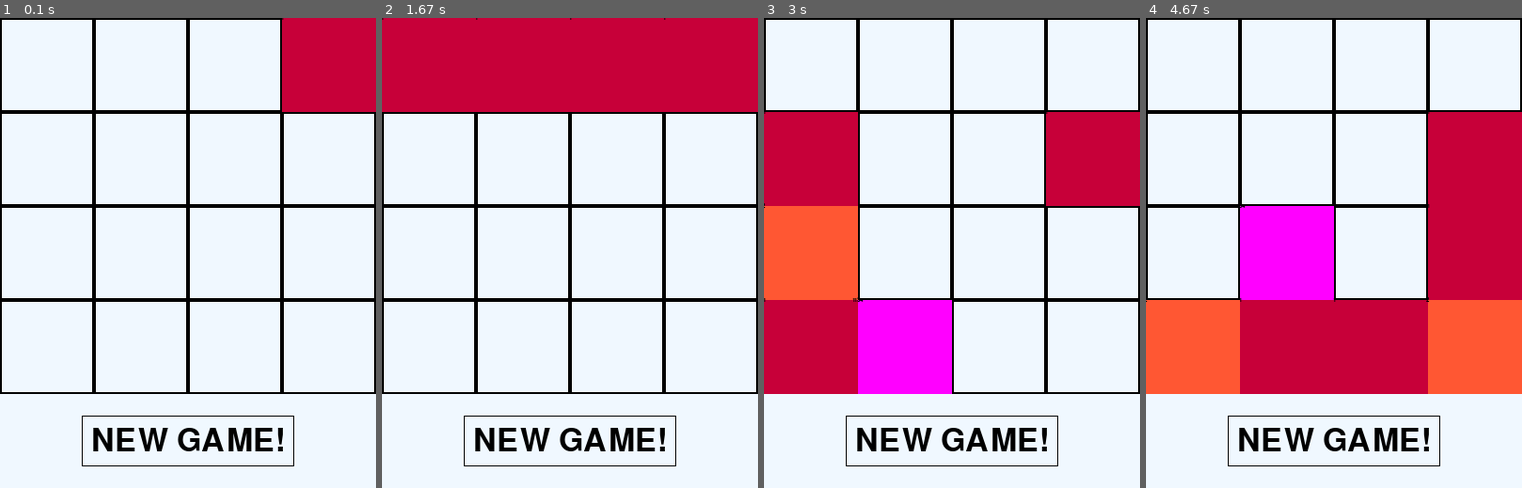
Above: before the commit, frames 1-4 (left to right).
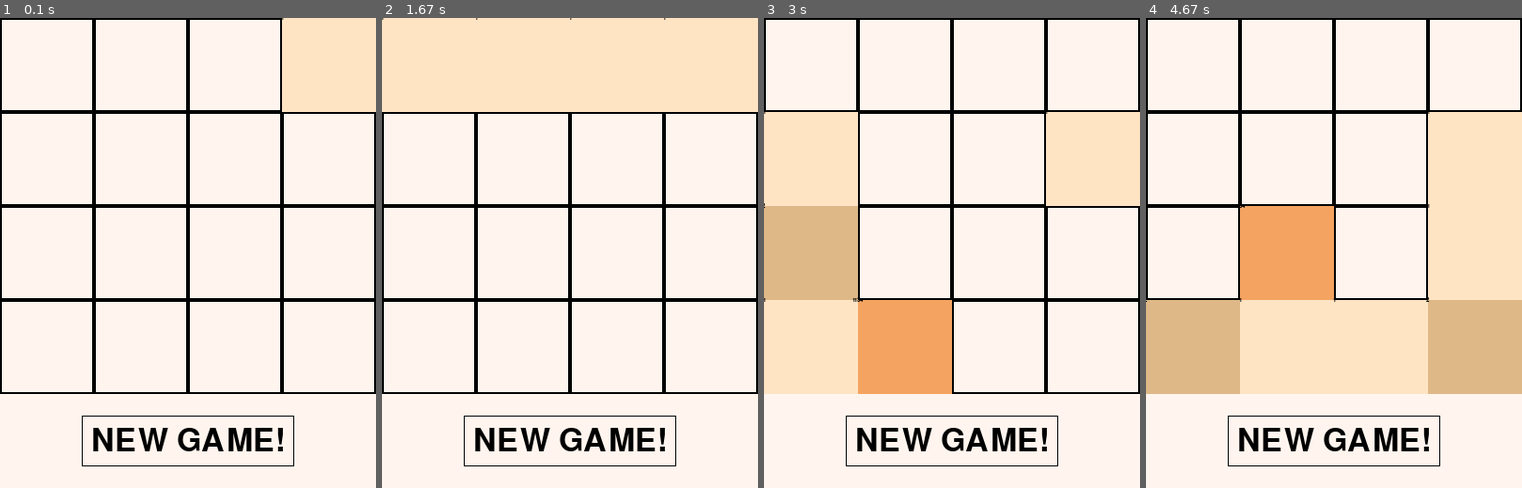
Above: after the commit, the same moments.

Repository: Good-piraT/pygame
Game: pygame game, started from main.py
The game is run twice, just before and just after one commit, with the same random seed, the same clock (stepped at 60 frames per second) and the same inputs.
Inputs:
- Up to frame 1 (0.1 s): no input
- Up to frame 2 (1.67 s): click "NEW GAME!" at 0.38 s; hold Right 0.67-1.13 s; hold Up 1.17-1.47 s; hold Right from 1.5 s (still down)
- Up to frame 3 (3 s): release Right at 1.97 s; hold Left 2-2.53 s; hold Down 2.57-2.87 s; hold Left from 2.9 s (still down)
- Up to frame 4 (4.67 s): release Left at 3.3 s; hold Up 3.33-3.7 s; hold Right 3.73-4.37 s; hold Down from 4.4 s (still down)

The runs differ from the first frame. In frame 1, 5.0% of the frame differs, in the area x 75-100%, y 0-20%; in frame 2, 20%; in frame 3, 25%; in frame 4, 35%, in the area x 0-100%, y 20-80%.

Commit message:
color stuff again

Diff:
--- a/main.py
+++ b/main.py
@@ -42,15 +42,39 @@
         else:
 
           if elem == 1:
-            color = pygame.Color(199, 0, 57)
+            color = pygame.Color(255, 228, 196)
             text_mass = self.texting(1, (self.left + self.cell_size * x,
                                          self.top + self.cell_size * y))
           elif elem == 2:
-            color = pygame.Color(255, 87, 51)
+            color = pygame.Color(222, 184, 135)
             text_mass = self.texting(2, (self.left + self.cell_size * x,
                                          self.top + self.cell_size * y))
-          else:
-            color = 'magenta'
+          elif elem == 4:
+            color = pygame.Color(244, 164, 96)
+            text_mass = self.texting(1134, (self.left + self.cell_size * x,
+                                            self.top + self.cell_size * y))
+          elif elem == 16:
+            color = pygame.Color(205, 133, 63)
+            text_mass = self.texting(1134, (self.left + self.cell_size * x,
+                                            self.top + self.cell_size * y))
+          elif elem == 32:
+            color = pygame.Color(210, 105, 30)
+            text_mass = self.texting(1134, (self.left + self.cell_size * x,
+                                            self.top + self.cell_size * y))
+          elif elem == 64:
+            color = pygame.Color(160, 82, 45)
+            text_mass = self.texting(1134, (self.left + self.cell_size * x,
+                                            self.top + self.cell_size * y))
+          elif elem == 128:
+            color = pygame.Color(139, 69, 19)
+            text_mass = self.texting(1134, (self.left + self.cell_size * x,
+                                            self.top + self.cell_size * y))
+          elif elem == 256:
+            color = pygame.Color(165, 42, 42)
+            text_mass = self.texting(1134, (self.left + self.cell_size * x,
+                                            self.top + self.cell_size * y))
+          elif elem == 256:
+            color = pygame.Color(128, 0, 0)
             text_mass = self.texting(1134, (self.left + self.cell_size * x,
                                             self.top + self.cell_size * y))
           pygame.draw.rect(
@@ -66,7 +90,7 @@
     y = mouse_y >= 423 and mouse_y <= 54 + 423
     return x and y
 
-  def get_click(self, mouse_pos): #активирует кнопку при клике мышкой
+  def get_click(self, mouse_pos):  #активирует кнопку при клике мышкой
     if self.get_button(mouse_pos):
       self.board = [[0] * self.width for _ in range(self.height)]
       self.ones(True)
@@ -232,7 +256,7 @@
 pygame.display.set_icon(icon)
 board = Board(4, 4)
 board.set_view(0, 0, 100)
-b_color = pygame.Color(240, 248, 255)
+b_color = pygame.Color(255, 245, 238)
 running = True
 board.ones()
 while running:
